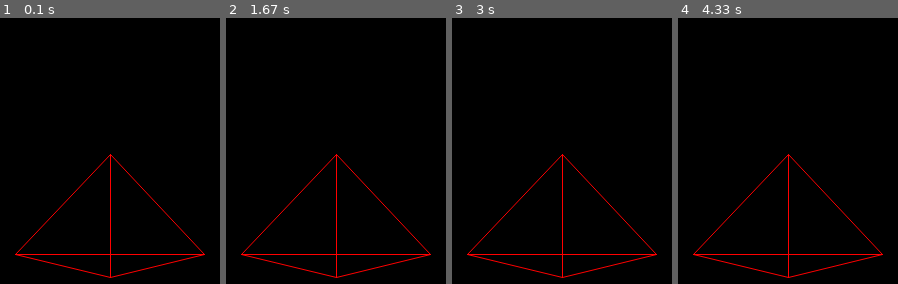
Above: before the commit, frames 1-4 (left to right).
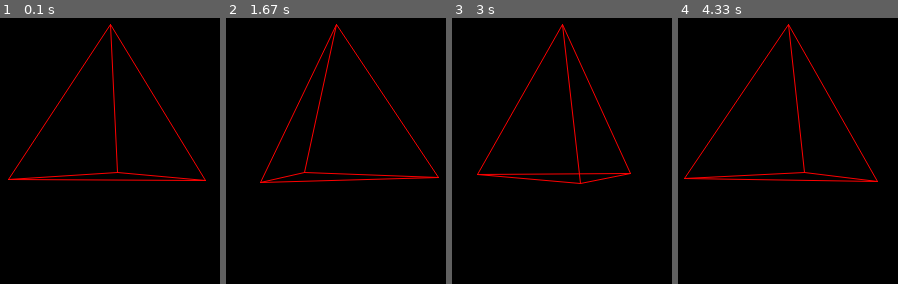
Above: after the commit, the same moments.

Repository: DJcuber/pygame-3d
Game: pygame game, started from 3d.py
Two runs of this game, one before a commit and one after it. Both use one fixed random seed, a clock stepped at 60 frames per second and the inputs below.
Inputs:
- Up to frame 1 (0.1 s): no input
- Up to frame 2 (1.67 s): no input
- Up to frame 3 (3 s): no input
- Up to frame 4 (4.33 s): no input

The runs differ from the first frame. In frame 1, 4.3% of the frame differs, in the area x 3-94%, y 2-98%; in frame 2, 4.1%; in frame 3, 4.0%; in frame 4, 4.2%.

Commit message:
3d with matrix

Diff:
--- a/3d.py
+++ b/3d.py
@@ -11,15 +11,19 @@
     self.running = True
 
   def run(self):
-    pyramid = Object3d("tetrahedron", 0, 0, 0, "#ff0000")
+    t = 0
+    cube = Object3d("tetrahedron", 0, 0, t, "#ff0000")
+    mat = matrix.Matrix4.perspecProjMat(1, -1, 1, -1, 1, 10)
+    points = self.translate(cube, mat)
     while self.running:
       self.window.fill("#000000")
-      pyramid.rotation += 0.1
-      if pyramid.rotation > 2 * math.pi:
-        pyramid.rotation -= 2 * math.pi
+      t += 0.1
+      if cube.rotation > 2 * math.pi:
+        cube.rotation -= 2 * math.pi
+      cube = Object3d("tetrahedron", 0, 0, t, "#ff0000")
+      points = self.translate(cube, mat)
+      self.draw3d(cube, points)
 
-      pyramid.update()
-      self.draw3d(pyramid)
       self.eventHandle()
       pg.display.flip()
       self.clock.tick(10)
@@ -29,18 +33,26 @@
       if ev.type == pg.QUIT:
         self.running = False
 
-  def draw3d(self, obj):
-    point = []
+  def draw3d(self, obj, point):
+    for i in obj.edges:
+      pg.draw.aaline(self.window, obj.color, point[i[0]][:2], point[i[1]][:2])
+
+  def translate(self, obj, mat):
+    points = []
     for i in obj.vertices:
-      point.append((int(self.windowSize[0]*i[0]/i[2] + self.windowSize[0]/2), int(self.windowSize[1]*i[1]/i[2] + self.windowSize[1]/2)))
-    for i in obj.edges:
-      pg.draw.aaline(self.window, obj.color, point[i[0]], point[i[1]])
+      vec = i.multiplyMat(mat)
+      newVec = [0]*3
+      newVec[0] = int((1 + (vec.vec[0]/vec.vec[3]))*self.windowSize[0]/2)
+      newVec[1] = int((1 + (vec.vec[1]/vec.vec[3]))*self.windowSize[1]/2)
+      newVec[2] = vec.vec[2]
+      points.append(newVec)
+    return points
 
 
 class Object3d:
-  def __init__(self, objType, pos, scale, rotation, color):
+  def __init__(self, objType, pos, scale, t, color):
     self.objType = objType
-    self.rotation = rotation
+    self.rotation = t
     self.color = color
     #self.vertices = [(x, y, z) for z in range(2) for y in range(2) for x in range(2)]
     if objType == "cube":
@@ -48,17 +60,14 @@
       self.edges = [(0, 1), (0, 2), (0, 4), (1, 3), (1, 5), (2, 3), (2, 6), (3, 7), (4, 6), (4, 5), (5, 7), (6, 7)]
 
     if objType == "tetrahedron":
-      self.vertices = [(1/(2*math.sqrt(2)), 0.5, 3), (-1/(2*math.sqrt(2)), 0.5, 3), (0, 0, 2 + (math.sqrt(3))/4), (0, (1/2), (math.sqrt(3)/4)+ 2)]
+      #self.vertices = [matrix.Vector4((math.sin(t)/(2*math.sqrt(2)), 0, 3)), matrix.Vector4((-math.sin(t+1)/(2*math.sqrt(2)), 0, 3)), matrix.Vector4((math.sin(t+2), 0, 2 + (math.sqrt(3))/4)), matrix.Vector4((0, (1/2), (math.sqrt(3)/4)+ 2))]
+      self.vertices = [matrix.Vector4((math.sin(t+math.pi*4/3)/2, -0.15, 2+math.cos(t+math.pi*4/3)/2, 1)), matrix.Vector4((math.sin(t+math.pi*2/3)/2, -0.15, 2+math.cos(t+math.pi*2/3)/2, 1)), matrix.Vector4((math.sin(t)/2, -0.15, 2+math.cos(t)/2, 1)), matrix.Vector4((0, math.sqrt(3)/2, 2, 1))]
       self.edges = [(0, 1), (0, 2), (0, 3), (1, 2), (1, 3), (2, 3)]
 
-  def update(self):
-    if self.objType == "cube":
-      self.vertices = [(0.5, 0.5, 2), (0.5, 0.5, 3), (-0.5, 0.5, 2), (-0.5, 0.5, 3), (0.5, -0.5, 2), (0.5, -0.5, 3), (-0.5, -0.5, 2), (-0.5, -0.5, 3)]
-      self.edges = [(0, 1), (0, 2), (0, 4), (1, 3), (1, 5), (2, 3), (2, 6), (3, 7), (4, 6), (4, 5), (5, 7), (6, 7)]
+    if self.objType == "cubeWithBones":
+      self.vertices = [matrix.Vector4((x-0.5+math.sin(t)/2, y-0.5, z + math.cos(t)/2, 1)) for x in range(2) for y in range(2) for z in range(2, 4)]
+      self.edges = [(i, j) for i in range(len(self.vertices)) for j in range(i, len(self.vertices)) if i != j]
 
-    if self.objType == "tetrahedron":
-      self.vertices = [(1/(2*math.sqrt(2)), 0.5, 3), (-1/(2*math.sqrt(2)), 0.5, 3), (0, 0, 2 + (math.sqrt(3))/4), (0, (1/2), (math.sqrt(3)/4)+ 2)]
-      self.edges = [(0, 1), (0, 2), (0, 3), (1, 2), (1, 3), (2, 3)]
 
 
 
--- a/matrix.py
+++ b/matrix.py
@@ -30,18 +30,20 @@
     y = (self.vec[0] * mat.mat[1][0]) + (self.vec[1] * mat.mat[1][1]) + (self.vec[2] * mat.mat[1][2]) + (self.vec[3] * mat.mat[1][3])
     z = (self.vec[0] * mat.mat[2][0]) + (self.vec[1] * mat.mat[2][1]) + (self.vec[2] * mat.mat[2][2]) + (self.vec[3] * mat.mat[2][3])
     w = (self.vec[0] * mat.mat[3][0]) + (self.vec[1] * mat.mat[3][1]) + (self.vec[2] * mat.mat[3][2]) + (self.vec[3] * mat.mat[3][3])
-    self.vec = [x, y, z, w]
+    return Vector4([x, y, z, w])
 
   def multiplyScalar(self, n):
-    self.vec[0] *= n
-    self.vec[1] *= n
-    self.vec[2] *= n
-    self.vec[3] *= n
+    newVec = [[]*4]
+    newVec[0] = self.vec * n
+    newVec[1] = self.vec * n
+    newVec[2] = self.vec * n
+    newVec[3] = self.vec * n
+    return newVec
 
 if __name__ == "__main__":
   #mat = Matrix4.perspecMat(1, 2)
   mat = Matrix4.perspecProjMat(1, -1, 1, -1, 1, 10)
-  vec = Vector4([6, 6, 3, 1])
+  vec = Vector4([0.5, 0.5, 2, 1])
   vec.multiplyMat(mat)
   vec.multiplyScalar(1/vec.vec[3])
   print(vec.vec)
